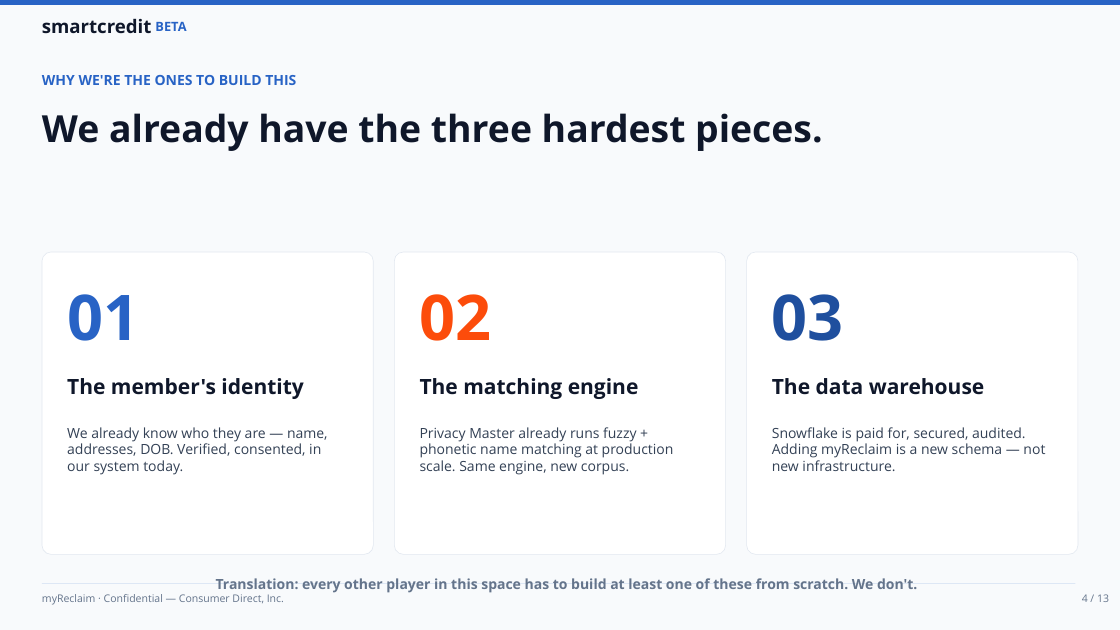
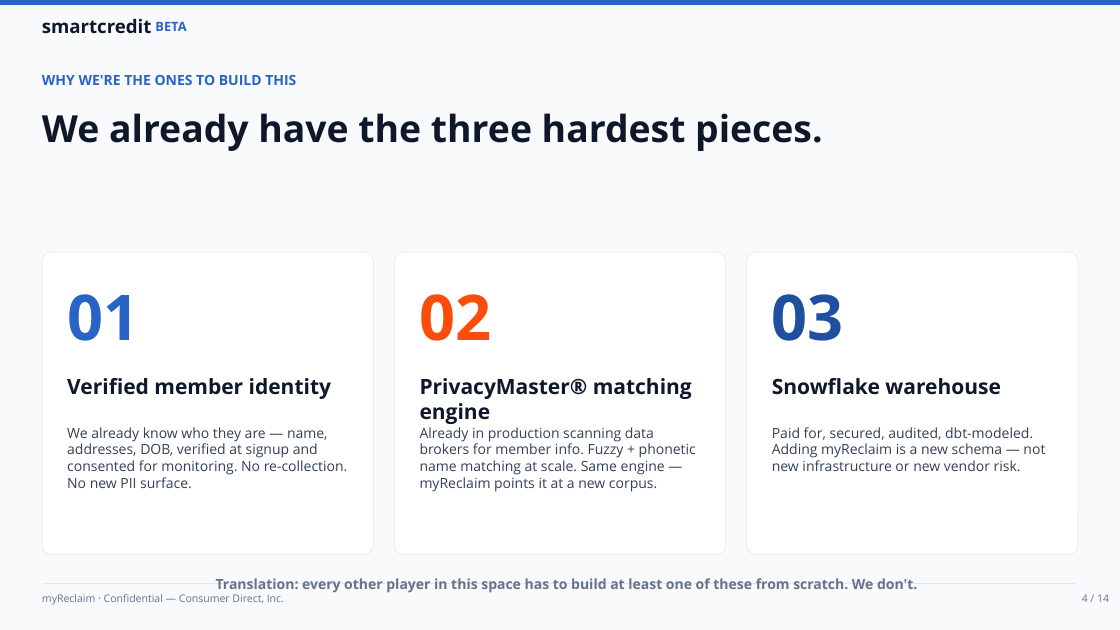
Before and after one commit to ahmedyassineconsumerdirect/cd-getmymoney, a slide deck: slide 4 of myReclaim-Exec-Deck.pptx. Drawn at 1120x630 pixels with LibreOffice and Linux fonts; fonts in the diff are those of the drawing. Boxes give left, top, right and bottom in pixels: in the first picture for what was removed or moved away, otherwise in the second. Text is boxed around its words. In the diff, an @@ line names an element or a change of style, - is before the commit and + after.

```diff
--- a/myReclaim-Exec-Deck.pptx
+++ b/myReclaim-Exec-Deck.pptx
@@ text at (x1=67, y1=378, x2=331, y2=399): text changed @@
-The member's identity
+Verified member identity
@@ text at (x1=420, y1=378, x2=692, y2=424): text changed @@
-The matching engine
+PrivacyMaster® matching engine
@@ text at (x1=772, y1=378, x2=1001, y2=395): text changed @@
-The data warehouse
+Snowflake warehouse
@@ text at (x1=67, y1=427, x2=348, y2=488): text changed @@
-We already know who they are — name, addresses, DOB. Verified, consented, in our system today.
+We already know who they are — name, addresses, DOB, verified at signup and consented for monitoring. No re-collection. No new PII surface.
@@ text at (x1=420, y1=427, x2=696, y2=492): text changed @@
-Privacy Master already runs fuzzy + phonetic name matching at production scale. Same engine, new corpus.
+Already in production scanning data brokers for member info. Fuzzy + phonetic name matching at scale. Same engine — myReclaim points it at a new corpus.
@@ text at (x1=772, y1=427, x2=1045, y2=471): text changed @@
-Snowflake is paid for, secured, audited. Adding myReclaim is a new schema — not new infrastructure.
+Paid for, secured, audited, dbt-modeled. Adding myReclaim is a new schema — not new infrastructure or new vendor risk.
@@ text at (x1=1082, y1=594, x2=1109, y2=602): text changed @@
-4 / 13
+4 / 14
```
Also in this commit, not shown: 10 other slides changed, 1 slide added, 4 other files.
